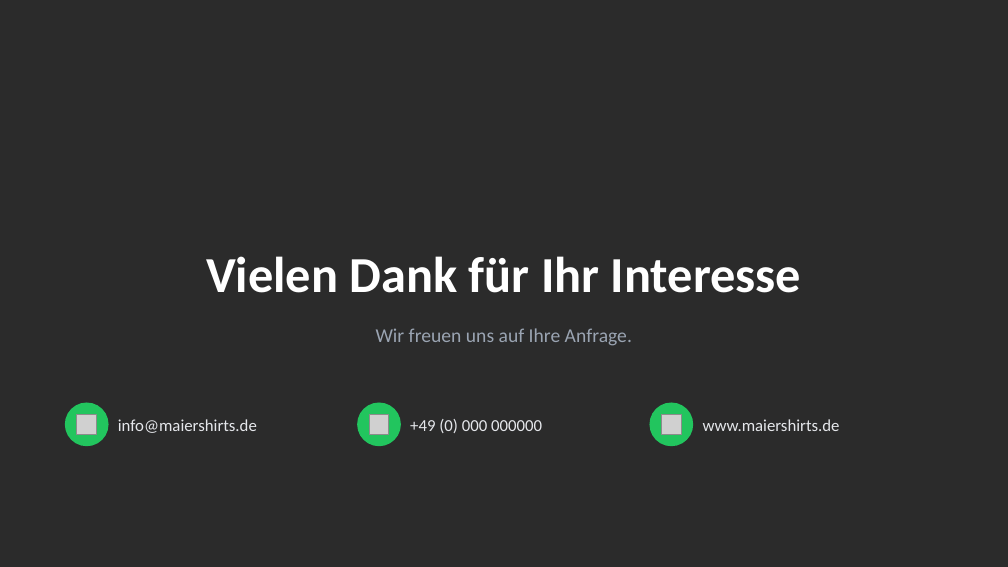
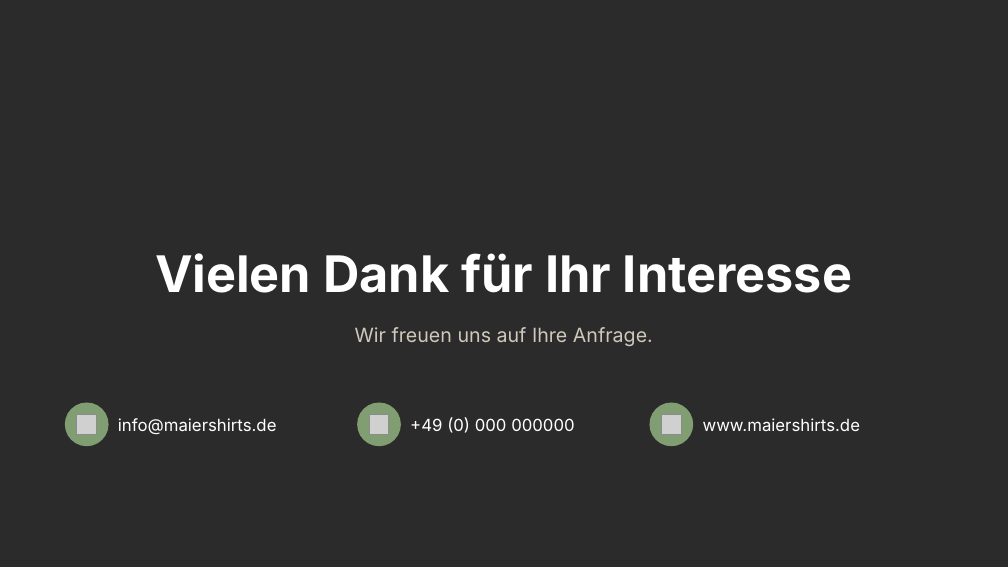
Before and after one commit to 2ghkvdhq67-oss/lexware-angebot-tool, a slide deck: slide 10 of presentation/dist/Maiershirts_Master.pptx. Drawn at 1008x567 pixels with LibreOffice and Linux fonts; fonts in the diff are those of the drawing; grey boxes stand for pictures; background and template pictures are left out; a plain dark background stands for a picture behind light text. Boxes give left, top, right and bottom in pixels: in the first picture for what was removed or moved away, otherwise in the second. Text is boxed around its words. In the diff, an @@ line names an element or a change of style, - is before the commit and + after.

```diff
--- a/presentation/dist/Maiershirts_Master.pptx
+++ b/presentation/dist/Maiershirts_Master.pptx
@@ title "Vielen Dank für Ihr Interesse" at <box>155,253,852,293</box>: font Calibri to Inter @@
@@ text "Wir freuen uns auf Ihre ..." at <box>355,327,653,346</box>: font Calibri to Inter, text colour #9AA4B2 to #CFC8BB @@
@@ fill #22C55E to #819E72; outline #22C55E 1 pt to #819E72 1 pt in 3 elements at <box>66,403,108,446</box>, <box>358,403,400,446</box>, <box>650,403,692,446</box> @@
@@ font Calibri to Inter, text colour #E5E7EB to #FFFFFF in 3 elements at <box>118,418,277,434</box>, <box>410,417,574,433</box>, <box>703,418,860,431</box> @@
```
Also in this commit, not shown: 9 other slides changed, 7 other files.
